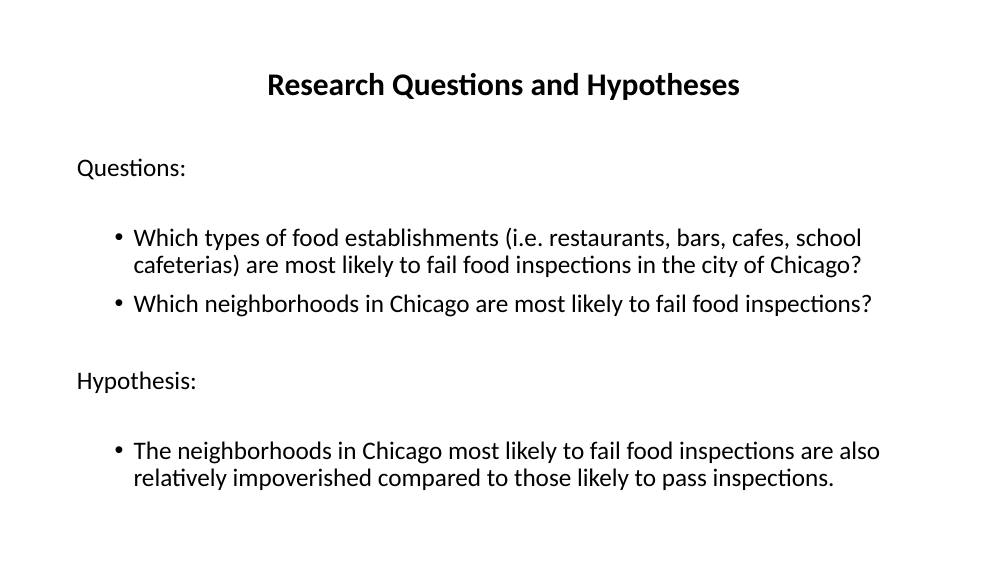
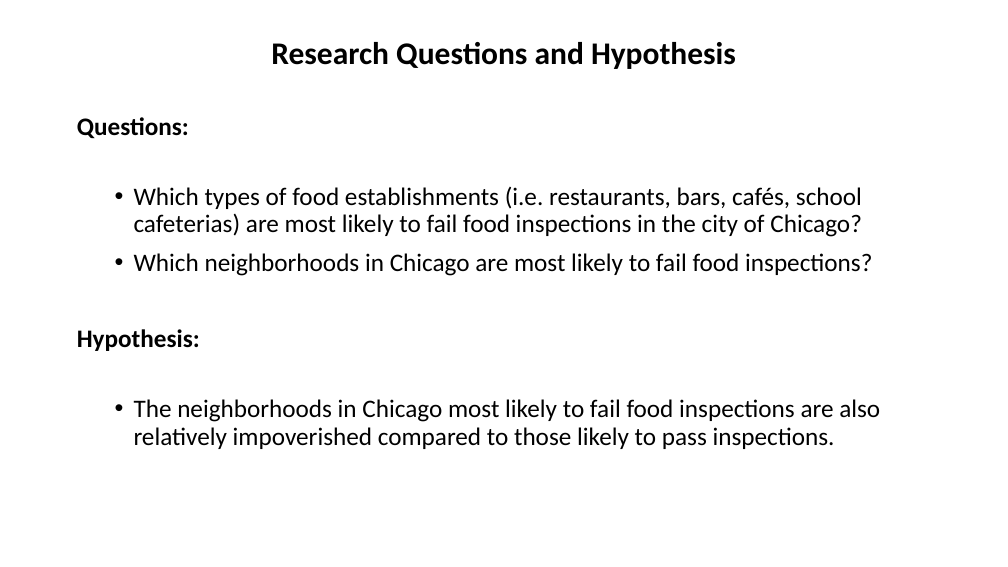
Before and after one commit to jstremme/DATA512-Research, a slide deck: slide 2 of final_project/data512_final_project_presentation.pptx. Drawn at 1008x567 pixels with LibreOffice and Linux fonts; fonts in the diff are those of the drawing. Boxes give left, top, right and bottom in pixels: in the first picture for what was removed or moved away, otherwise in the second. Text is boxed around its words. In the diff, an @@ line names an element or a change of style, - is before the commit and + after.

```diff
--- a/final_project/data512_final_project_presentation.pptx
+++ b/final_project/data512_final_project_presentation.pptx
@@ title at box(271, 42, 736, 69): text changed @@
-Research Questions and Hypotheses
+Research Questions and Hypothesis
@@ text "Questions:": place and size @@
-text "Questions:" at box(77, 158, 880, 490)
+text "Questions:" at box(77, 117, 880, 449)
@@ text at box(77, 117, 200, 351): bold on in "Questions:", "Hypothesis:" @@
@@ text at box(134, 187, 862, 237): text changed @@
-  • Which types of food establishments (i.e. restaurants, bars, cafes, school cafeterias) are most likely to fail food inspections in the city of Chicago?
+  • Which types of food establishments (i.e. restaurants, bars, cafés, school cafeterias) are most likely to fail food inspections in the city of Chicago?
```
Also in this commit, not shown: 4 other slides changed, 4 slides added, 3 slides removed.
